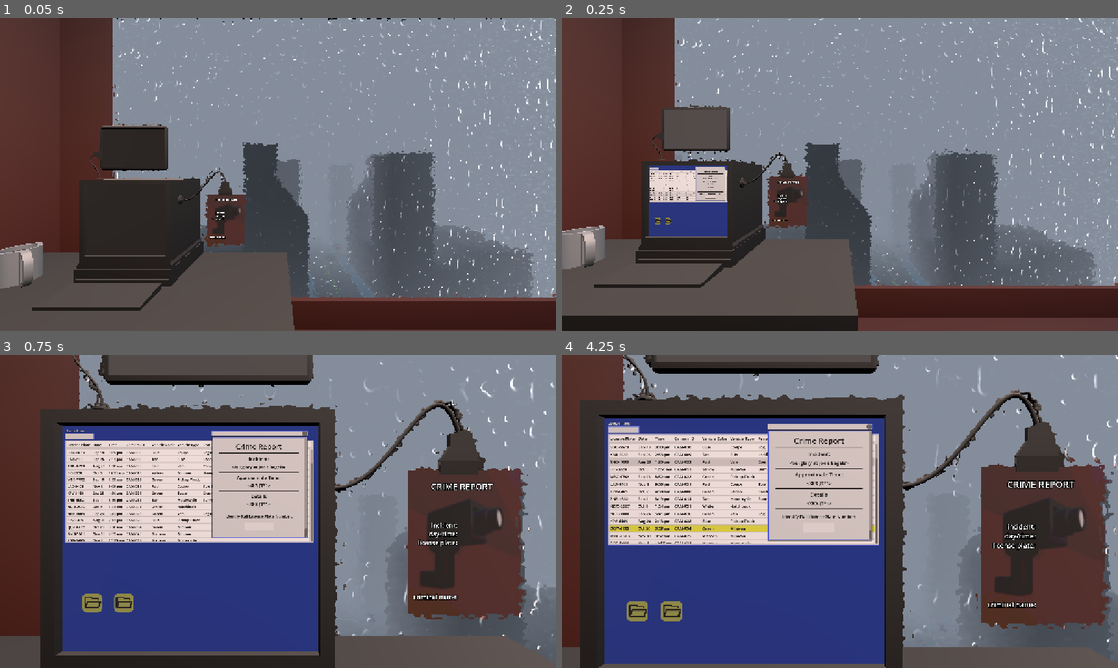
Above: before the commit, frames 1-4 (two rows, left to right).
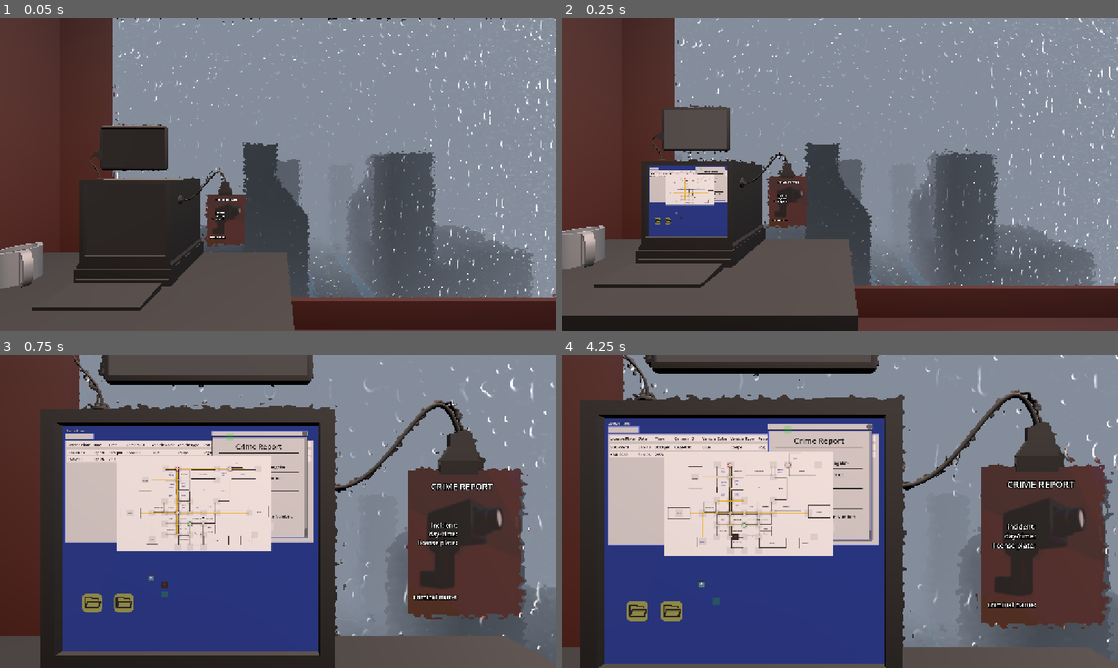
Above: after the commit, the same moments.

Repository: Ciph3rzer0/brackeys-2026.2-trust-no-one
Game: Godot game, scene res://scenes/city.tscn
The game is run twice, just before and just after one commit, with the same random seed, the same clock (stepped at 60 frames per second) and the same inputs. The engine's default icon, where the game draws it, is replaced by a stand-in: a white triangle on a blue panel in a dark square. Sound files missing from this copy of the repository are replaced by a short silence.
Inputs (mouse positions are in pixels of both pictures, inside the frame that each line leads up to):
- Up to frame 1 (0.05 s): no input
- Up to frame 2 (0.25 s): no input
- Up to frame 3 (0.75 s): tap Enter at 0.5 s; move the mouse to (305, 511) at 0.52 s; hold W (pc_forward) from 0.53 s (still down); hold E (pc_interact) from 0.53 s (still down); click (305, 511) at 0.67 s
- Up to frame 4 (4.25 s): tap Space at 0.77, 3.77 s; release W (pc_forward) at 1.25 s; release E (pc_interact) at 1.25 s; drag from (728, 527) to (812, 574) at 1.27 s; move the mouse to (895, 442) at 2.02 s; hold D (pc_right) 2.03-2.75 s; hold Ctrl 2.03-2.75 s; drag from (812, 574) to (673, 464) at 2.77 s; move the mouse to (1006, 558) at 3.52 s; hold A (pc_left) from 3.53 s (still down); hold E (pc_interact) from 3.53 s (still down)

Frame 1 is identical in both runs. In frame 2, 0.7% of the frame differs, in the area x 15-30%, y 47-65%; in frame 3, 6.9%; in frame 4, 8.7%, in the area x 8-57%, y 22-80%.
Error after the commit: Invalid call. Nonexistent function 'set_player' in base 'Node (game_manager.gd)'. (res://scripts/player.gd:24)

Commit message:
feat: updatable and refreshable vehicle sightings table

Diff:
--- a/autoloads/game_manager.gd
+++ b/autoloads/game_manager.gd
@@ -1,14 +1,24 @@
 extends Node
 
-var _player: Player
+var player: Player
+var database: Database
 
-func set_player(player: Player):
-	assert(!_player)
-	_player = player
+func setplayer(_player: Player):
+	assert(!player)
+	player = _player
 
 func _ready() -> void:
-	if _player:
-		print("PLAYER IS ", _player.name)
+	database = Database.new()
+
+	#assert(database != null)
+	#$RmsPersonsTableView.set_table_items(database.rms_persons)
+	#$VehicleSightingsTableView.set_table_items(database.vehicle_sightings)
+
+	if player:
+		print("PLAYER IS ", player.name)
+
+	await get_tree().process_frame
+	database.refresh()
 
 func _unhandled_input(event: InputEvent) -> void:
 	if event is InputEventKey and event.pressed and not event.echo:
--- a/scripts/database/database.gd
+++ b/scripts/database/database.gd
@@ -1,4 +1,9 @@
 class_name Database
+
+signal data_refreshed
+func refresh():
+	print("DB Refreshing Signal")
+	data_refreshed.emit()
 
 var rms_persons: Array[SchemaRmsPersons]
 var vehicle_sightings: Array[SchemaVehicleSightings]
@@ -6,4 +11,5 @@
 func _init():
 	seed(7)
 	rms_persons = MockDataFactory.generate_rows(100)
-	vehicle_sightings = MockDataFactory.generate_vehicle_sightings(100, rms_persons)
+	vehicle_sightings = MockDataFactory.generate_vehicle_sightings(2, rms_persons)
+	refresh()
--- a/ui/city-map/camera.gd
+++ b/ui/city-map/camera.gd
@@ -6,10 +6,22 @@
 	assert(camera_name)
 
 
-func _on_body_entered(body: Node2D) -> void:
-	print("Camera ", camera_name, " sees ", body.name)
+func _on_body_entered(vehicle: Node2D) -> void:
+	log_car_sighting(vehicle)
 	$ALERT.visible = true
 
 
 func _on_body_exited(_body: Node2D) -> void:
 	$ALERT.visible = false
+
+
+func log_car_sighting(vehicle: Node2D):
+	print("Camera ", camera_name, " sees ", vehicle.name)
+	var sighting = SchemaVehicleSightings.new()
+	#sighting.sighting_id: int
+	sighting.unix_timestamp = Time.get_unix_time_from_system()
+	sighting.camera_id = camera_name
+	#sighting.vehicle_plate: String
+	#sighting.vehicle_color: String
+	#sighting.vehicle_type: String
+	#sighting.vehicle_features: Array[String]
--- a/ui/city-map/city_map.tscn
+++ b/ui/city-map/city_map.tscn
@@ -21,7 +21,7 @@
 scale = Vector2(0.535, 0.535)
 
 [node name="CityMapDraft" type="Sprite2D" parent="." unique_id=866556907]
-z_index = -999
+z_index = -1
 texture = ExtResource("1_ygjum")
 metadata/_edit_group_ = true
 metadata/_edit_lock_ = true
--- a/ui/computer-screen/computer_screen.gd
+++ b/ui/computer-screen/computer_screen.gd
@@ -1,10 +1 @@
 extends Control
-
-var _database: Database
-
-func _ready() -> void:
-	_database = Database.new()
-
-	assert(_database != null)
-	$RmsPersonsTableView.set_table_items(_database.rms_persons)
-	$VehicleSightingsTableView.set_table_items(_database.vehicle_sightings)
--- a/ui/computer-screen/computer_screen.tscn
+++ b/ui/computer-screen/computer_screen.tscn
@@ -12,6 +12,7 @@
 [ext_resource type="Script" uid="uid://dk0py0rtbm2f8" path="res://ui/computer-screen/quest_button.gd" id="10_5sf7k"]
 [ext_resource type="Resource" uid="uid://mlx6hgu5bc7w" path="res://scripts/quests/first_quest.tres" id="11_4dgut"]
 [ext_resource type="Resource" uid="uid://x4bm7k2h5yiq" path="res://scripts/quests/2_quest.tres" id="12_n1ots"]
+[ext_resource type="PackedScene" uid="uid://c2kuixd7eqbk1" path="res://ui/city-map/city_map.tscn" id="13_clvma"]
 
 [sub_resource type="StyleBoxFlat" id="StyleBoxFlat_uhg71"]
 bg_color = Color(0, 0.18039216, 0.57254905, 1)
@@ -106,4 +107,8 @@
 offset_bottom = -600.0
 content_scene_path = "uid://dukf0r3kv7h3u"
 
+[node name="CityMap" parent="." unique_id=84354765 instance=ExtResource("13_clvma")]
+z_index = 10
+position = Vector2(662.00006, 417)
+
 [connection signal="filter_changed" from="PlateFilter" to="VehicleSightingsTableView" method="_on_plate_filter_filter_changed"]
--- a/ui/tables/vehicle_sightings/vehicle_sightings_table_view.gd
+++ b/ui/tables/vehicle_sightings/vehicle_sightings_table_view.gd
@@ -2,6 +2,11 @@
 extends PanelContainer
 
 var _rows: Array[VehicleSightingsRowView]
+
+func _ready() -> void:
+	GameManager.database.data_refreshed.connect( func():
+		set_table_items(GameManager.database.vehicle_sightings)
+	)
 
 func set_table_items(rows: Array[SchemaVehicleSightings]):
 	for new_source_row in rows:
